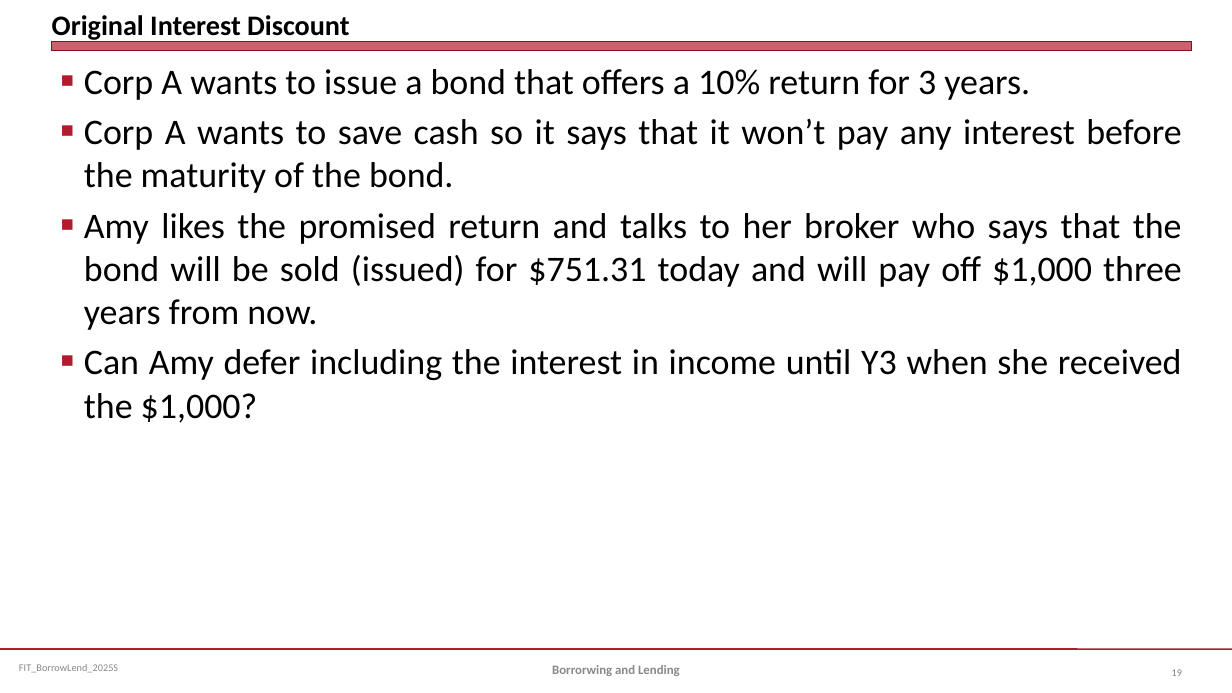
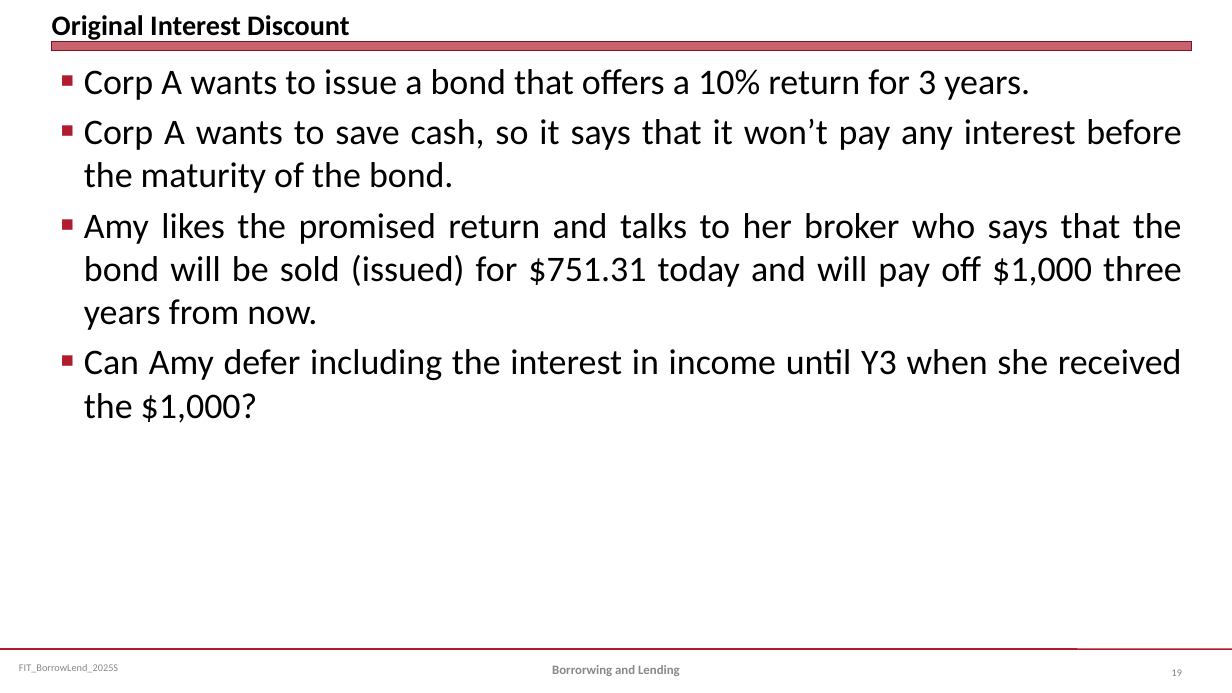
Before and after one commit to jmc877/Fed-Income-Tax, a slide deck: slide 19 of slides/FIT_BorrowLend_2025S.pptx. Drawn at 1232x693 pixels with LibreOffice and Linux fonts; fonts in the diff are those of the drawing. Boxes give left, top, right and bottom in pixels: in the first picture for what was removed or moved away, otherwise in the second. Text is boxed around its words. In the diff, an @@ line names an element or a change of style, - is before the commit and + after.

```diff
--- a/slides/FIT_BorrowLend_2025S.pptx
+++ b/slides/FIT_BorrowLend_2025S.pptx
@@ text at (x1=84, y1=119, x2=1181, y2=193): text changed @@
-■ Corp A wants to save cash so it says that it won’t pay any interest before the maturity of the bond.
+■ Corp A wants to save cash, so it says that it won’t pay any interest before the maturity of the bond.
```
Also in this commit, not shown: 2 other slides changed, 1 other file.
